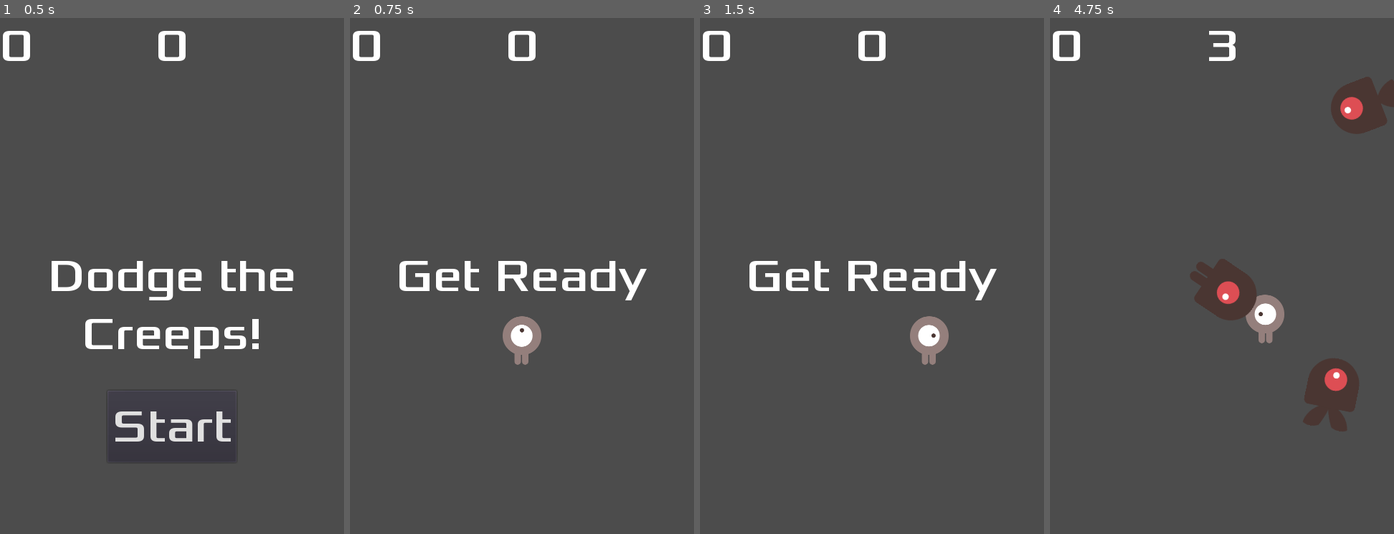
Above: before the commit, frames 1-4 (left to right).
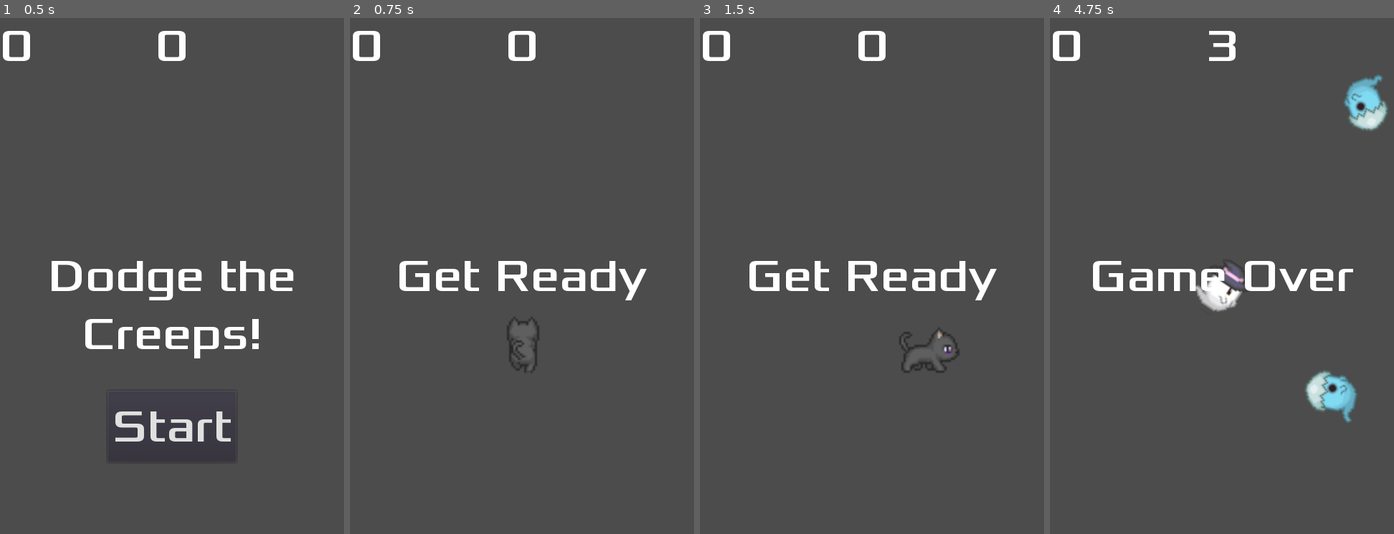
Above: after the commit, the same moments.

Repository: 44351-w22/godot-tutorial-BWeddle
Game: Godot game, scene res://Main.tscn
Two runs of this game, one before a commit and one after it. Both use one fixed random seed, a clock stepped at 60 frames per second and the inputs below.
Inputs:
- Up to frame 1 (0.5 s): no input
- Up to frame 2 (0.75 s): click "Start" at 0.5 s
- Up to frame 3 (1.5 s): tap Enter at 1.25 s; hold Right (ui_right) from 1.28 s (still down)
- Up to frame 4 (4.75 s): release Right (ui_right) at 2.03 s; hold Down (ui_down) 2.03-2.78 s; hold Right (ui_right) 2.78-3.53 s; hold Up (ui_up) 3.53-4.28 s; hold Left (ui_left) from 4.28 s (still down)

Frame 1 is identical in both runs. In frame 2, 0.8% of the frame differs, in the area x 44-56%, y 57-69%; in frame 3, 0.9%; in frame 4, 6.8%, in the area x 12-100%, y 10-81%.

Commit message:
Player and Enemy sprites

Diff:
--- a/Mob.tscn
+++ b/Mob.tscn
@@ -1,34 +1,76 @@
-[gd_scene load_steps=10 format=2]
+[gd_scene load_steps=16 format=2]
 
-[ext_resource path="res://dodge_assets/art/enemySwimming_2.png" type="Texture" id=1]
-[ext_resource path="res://dodge_assets/art/enemySwimming_1.png" type="Texture" id=2]
-[ext_resource path="res://dodge_assets/art/enemyWalking_1.png" type="Texture" id=3]
-[ext_resource path="res://dodge_assets/art/enemyFlyingAlt_1.png" type="Texture" id=4]
-[ext_resource path="res://dodge_assets/art/enemyWalking_2.png" type="Texture" id=5]
-[ext_resource path="res://dodge_assets/art/enemyFlyingAlt_2.png" type="Texture" id=6]
+[ext_resource path="res://dodge_assets/art/PIPOYA FREE RPG Character Sprites 32x32/PIPOYA FREE RPG Character Sprites 32x32/Enemy/Enemy 10-1.png" type="Texture" id=1]
+[ext_resource path="res://dodge_assets/art/PIPOYA FREE RPG Character Sprites 32x32/PIPOYA FREE RPG Character Sprites 32x32/Enemy/Enemy 09-1.png" type="Texture" id=2]
+[ext_resource path="res://dodge_assets/art/PIPOYA FREE RPG Character Sprites 32x32/PIPOYA FREE RPG Character Sprites 32x32/Enemy/Enemy 11-1.png" type="Texture" id=3]
 [ext_resource path="res://Mob.gd" type="Script" id=7]
+
+[sub_resource type="AtlasTexture" id=3]
+flags = 4
+atlas = ExtResource( 1 )
+region = Rect2( 0, 64, 32, 32 )
+
+[sub_resource type="AtlasTexture" id=4]
+flags = 4
+atlas = ExtResource( 1 )
+region = Rect2( 32, 64, 32, 32 )
+
+[sub_resource type="AtlasTexture" id=5]
+flags = 4
+atlas = ExtResource( 1 )
+region = Rect2( 64, 64, 32, 32 )
+
+[sub_resource type="AtlasTexture" id=6]
+flags = 4
+atlas = ExtResource( 3 )
+region = Rect2( 0, 64, 32, 32 )
+
+[sub_resource type="AtlasTexture" id=7]
+flags = 4
+atlas = ExtResource( 3 )
+region = Rect2( 32, 64, 32, 32 )
+
+[sub_resource type="AtlasTexture" id=8]
+flags = 4
+atlas = ExtResource( 3 )
+region = Rect2( 64, 64, 32, 32 )
+
+[sub_resource type="AtlasTexture" id=9]
+flags = 4
+atlas = ExtResource( 2 )
+region = Rect2( 0, 64, 32, 32 )
+
+[sub_resource type="AtlasTexture" id=10]
+flags = 4
+atlas = ExtResource( 2 )
+region = Rect2( 32, 64, 32, 32 )
+
+[sub_resource type="AtlasTexture" id=11]
+flags = 4
+atlas = ExtResource( 2 )
+region = Rect2( 64, 64, 32, 32 )
 
 [sub_resource type="SpriteFrames" id=1]
 animations = [ {
-"frames": [ ExtResource( 3 ), ExtResource( 5 ) ],
-"loop": true,
-"name": "walk",
-"speed": 5.0
-}, {
-"frames": [ ExtResource( 4 ), ExtResource( 6 ) ],
+"frames": [ SubResource( 3 ), SubResource( 4 ), SubResource( 5 ) ],
 "loop": true,
 "name": "fly",
 "speed": 5.0
 }, {
-"frames": [ ExtResource( 2 ), ExtResource( 1 ) ],
+"frames": [ SubResource( 6 ), SubResource( 7 ), SubResource( 8 ) ],
 "loop": true,
 "name": "swim",
+"speed": 5.0
+}, {
+"frames": [ SubResource( 9 ), SubResource( 10 ), SubResource( 11 ) ],
+"loop": true,
+"name": "walk",
 "speed": 5.0
 } ]
 
 [sub_resource type="CapsuleShape2D" id=2]
-radius = 36.0
-height = 28.0
+radius = 38.0
+height = 8.00001
 
 [node name="Mob" type="RigidBody2D"]
 collision_mask = 0
@@ -36,7 +78,7 @@
 script = ExtResource( 7 )
 
 [node name="AnimatedSprite" type="AnimatedSprite" parent="."]
-scale = Vector2( 0.75, 0.75 )
+scale = Vector2( 2.5, 2.5 )
 frames = SubResource( 1 )
 animation = "swim"
 
--- a/Player.tscn
+++ b/Player.tscn
@@ -1,27 +1,54 @@
-[gd_scene load_steps=8 format=2]
+[gd_scene load_steps=11 format=2]
 
-[ext_resource path="res://dodge_assets/art/playerGrey_walk2.png" type="Texture" id=1]
-[ext_resource path="res://dodge_assets/art/playerGrey_up1.png" type="Texture" id=2]
-[ext_resource path="res://dodge_assets/art/playerGrey_up2.png" type="Texture" id=3]
-[ext_resource path="res://dodge_assets/art/playerGrey_walk1.png" type="Texture" id=4]
+[ext_resource path="res://dodge_assets/art/PIPOYA FREE RPG Character Sprites 32x32/PIPOYA FREE RPG Character Sprites 32x32/Animal/Cat 01-2.png" type="Texture" id=1]
 [ext_resource path="res://Player.gd" type="Script" id=5]
+
+[sub_resource type="AtlasTexture" id=3]
+flags = 4
+atlas = ExtResource( 1 )
+region = Rect2( 0, 96, 32, 32 )
+
+[sub_resource type="AtlasTexture" id=4]
+flags = 4
+atlas = ExtResource( 1 )
+region = Rect2( 32, 96, 32, 32 )
+
+[sub_resource type="AtlasTexture" id=5]
+flags = 4
+atlas = ExtResource( 1 )
+region = Rect2( 64, 96, 32, 32 )
+
+[sub_resource type="AtlasTexture" id=6]
+flags = 4
+atlas = ExtResource( 1 )
+region = Rect2( 0, 64, 32, 32 )
+
+[sub_resource type="AtlasTexture" id=7]
+flags = 4
+atlas = ExtResource( 1 )
+region = Rect2( 32, 64, 32, 32 )
+
+[sub_resource type="AtlasTexture" id=8]
+flags = 4
+atlas = ExtResource( 1 )
+region = Rect2( 64, 64, 32, 32 )
 
 [sub_resource type="SpriteFrames" id=1]
 animations = [ {
-"frames": [ ExtResource( 2 ), ExtResource( 3 ) ],
+"frames": [ SubResource( 3 ), SubResource( 4 ), SubResource( 5 ) ],
 "loop": true,
 "name": "up",
 "speed": 5.0
 }, {
-"frames": [ ExtResource( 4 ), ExtResource( 1 ) ],
+"frames": [ SubResource( 6 ), SubResource( 7 ), SubResource( 8 ) ],
 "loop": true,
 "name": "walk",
 "speed": 5.0
 } ]
 
 [sub_resource type="CapsuleShape2D" id=2]
-radius = 27.0
-height = 14.0
+radius = 53.0
+height = 0.0
 
 [node name="Player" type="Area2D"]
 script = ExtResource( 5 )
@@ -30,7 +57,7 @@
 }
 
 [node name="AnimatedSprite" type="AnimatedSprite" parent="."]
-scale = Vector2( 0.5, 0.5 )
+scale = Vector2( 3, 3 )
 frames = SubResource( 1 )
 animation = "up"
 
Binary file added: dodge_assets/art/Char1.png
Not shown, added: dodge_assets/art/Char1.png.import
Binary file added: dodge_assets/art/Char2.png
Not shown, added: dodge_assets/art/Char2.png.import
Binary file added: dodge_assets/art/Char3.png
Not shown, added: dodge_assets/art/Char3.png.import
Binary file added: dodge_assets/art/PIPOYA FREE RPG Character Sprites 32x32/PIPOYA FREE RPG Character Sprites 32x32/Animal/Cat 01-1.png
Not shown, added: dodge_assets/art/PIPOYA FREE RPG Character Sprites 32x32/PIPOYA FREE RPG Character Sprites 32x32/Animal/Cat 01-1.png.import
Binary file added: dodge_assets/art/PIPOYA FREE RPG Character Sprites 32x32/PIPOYA FREE RPG Character Sprites 32x32/Animal/Cat 01-1r.png
Not shown, added: dodge_assets/art/PIPOYA FREE RPG Character Sprites 32x32/PIPOYA FREE RPG Character Sprites 32x32/Animal/Cat 01-1r.png.import
Binary file added: dodge_assets/art/PIPOYA FREE RPG Character Sprites 32x32/PIPOYA FREE RPG Character Sprites 32x32/Animal/Cat 01-2.png
Not shown, added: dodge_assets/art/PIPOYA FREE RPG Character Sprites 32x32/PIPOYA FREE RPG Character Sprites 32x32/Animal/Cat 01-2.png.import
(and 788 more such lines)
